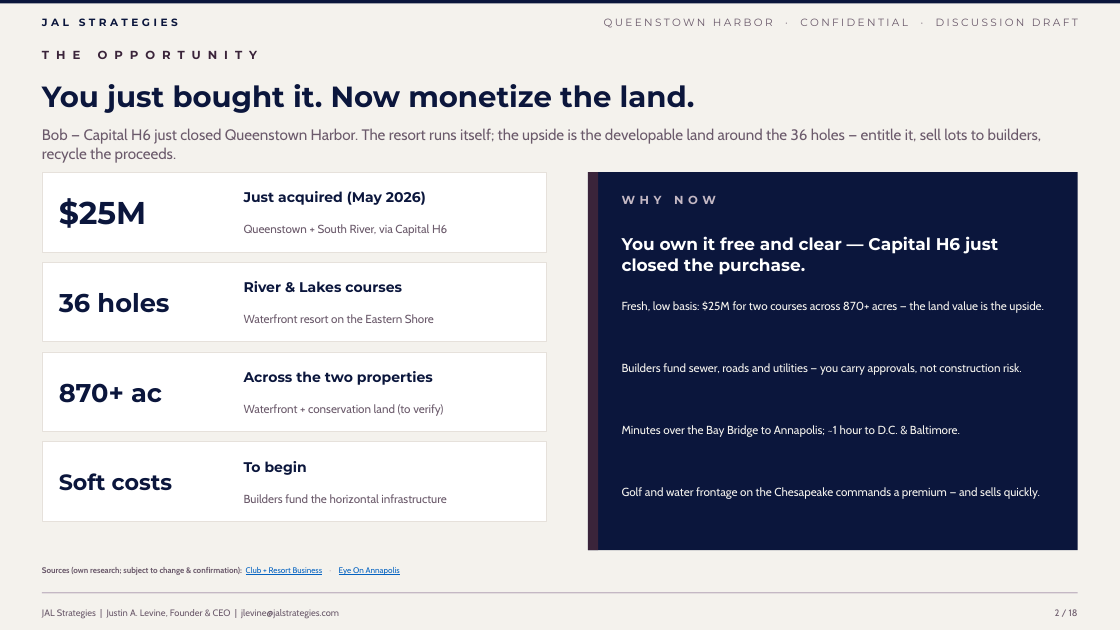
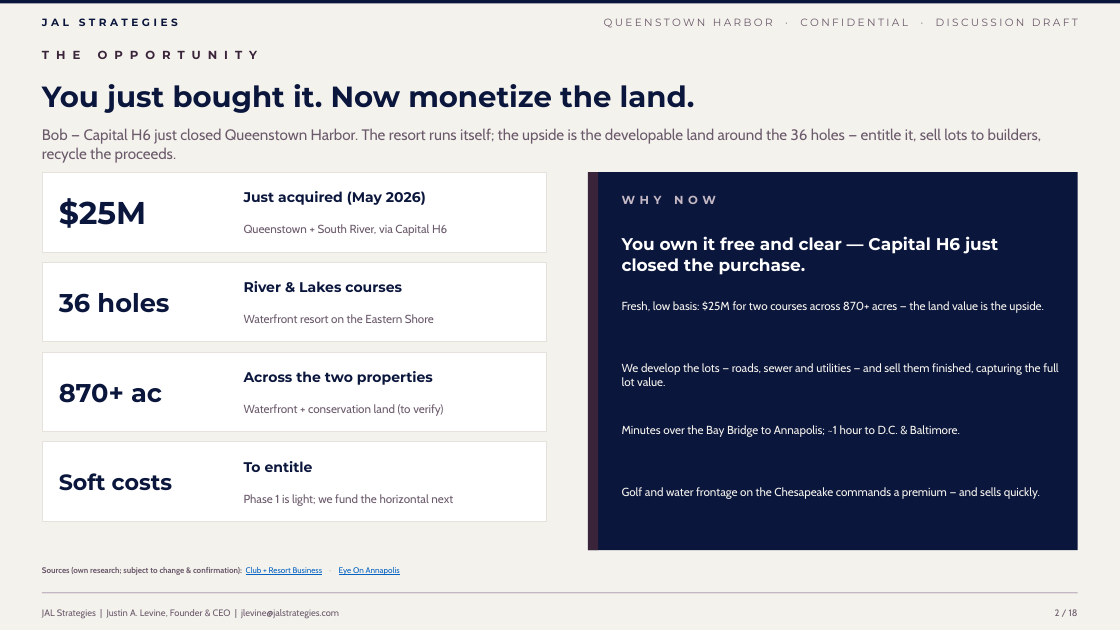
Before and after one commit to jlevine711/Apex, a slide deck: slide 2 of JAL_Queenstown_Harbor_Proposal.pptx. Drawn at 1120x630 pixels with LibreOffice and Linux fonts; fonts in the diff are those of the drawing. Boxes give left, top, right and bottom in pixels: in the first picture for what was removed or moved away, otherwise in the second. Text is boxed around its words. In the diff, an @@ line names an element or a change of style, - is before the commit and + after.

```diff
--- a/JAL_Queenstown_Harbor_Proposal.pptx
+++ b/JAL_Queenstown_Harbor_Proposal.pptx
@@ text at (x1=622, y1=363, x2=1058, y2=386): text changed @@
-Builders fund sewer, roads and utilities — you carry approvals, not construction risk.
+We develop the lots — roads, sewer and utilities — and sell them finished, capturing the full lot value.
@@ text at (x1=244, y1=461, x2=313, y2=472): text changed @@
-To begin
+To entitle
@@ text at (x1=244, y1=494, x2=453, y2=506): text changed @@
-Builders fund the horizontal infrastructure
+Phase 1 is light; we fund the horizontal next
```
Also in this commit, not shown: 7 other slides changed, 7 other files.
